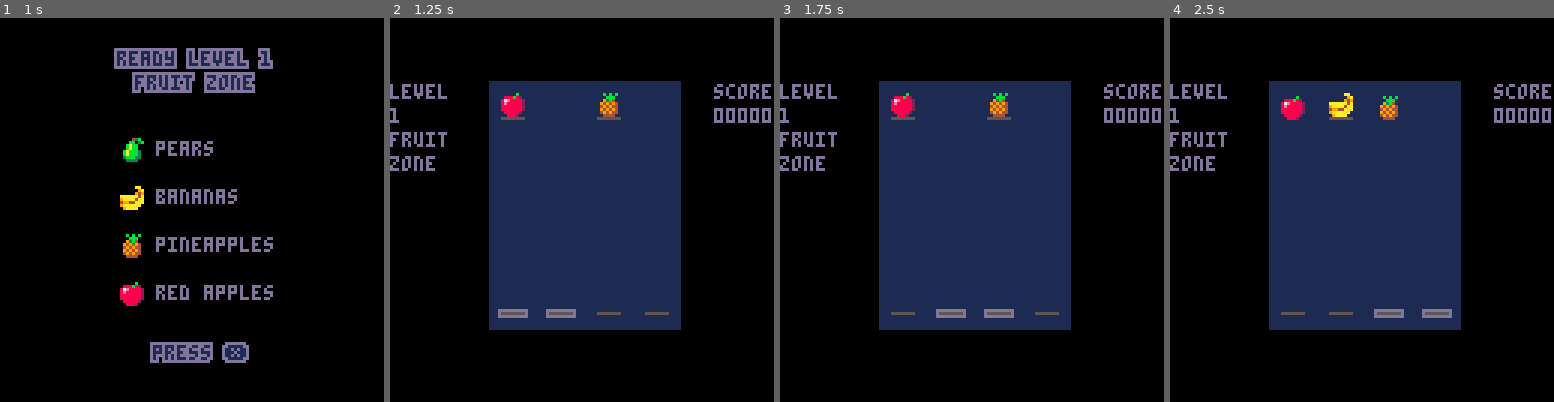
Above: before the commit, frames 1-4 (left to right).
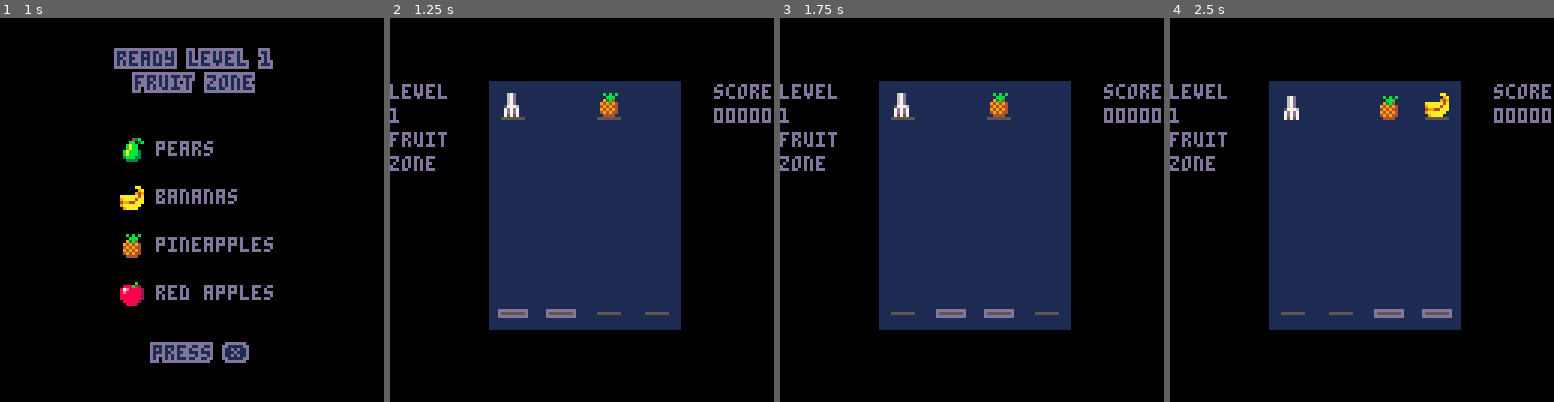
Above: after the commit, the same moments.

Repository: kp73/fruit-rsi
Game: PICO-8 cartridge fruit-rsi.p8
The game is run twice, just before and just after one commit, with the same random seed, the same clock (stepped at 60 frames per second) and the same inputs.
Inputs:
- Up to frame 1 (1 s): tap X (X key) at 0.33 s; tap O (Z key) at 0.7 s
- Up to frame 2 (1.25 s): tap X (X key) at 1.07 s
- Up to frame 3 (1.75 s): hold Right from 1.6 s (still down); tap O (Z key) at 1.7 s
- Up to frame 4 (2.5 s): tap X (X key) at 1.85 s; release Right at 2.1 s; tap O (Z key) at 2.1 s; hold Right from 2.47 s (still down)

Frame 1 is identical in both runs. In frame 2, 0.3% of the frame differs, in the area x 28-36%, y 19-26%; in frame 3, 0.3%; in frame 4, 0.9%, in the area x 28-73%, y 19-27%.

Commit message:
added magic for thing

Diff:
--- a/fruit-rsi.p8
+++ b/fruit-rsi.p8
@@ -381,13 +381,43 @@
 		while row_idx>1
 			and match_col.rows[row_idx]~=0
 			and match_col.rows[row_idx]~=127 do
-			if match_col.rows[row_idx-1] ==
-				match_col.rows[row_idx] then
+			local sp_r=match_col.rows[row_idx]
+			local sp_n=match_col.rows[row_idx-1]
+
+			-- get down fork
+			local df=0
+			if sp_n==125 then
+				df=row_idx-1
+			elseif sp_r==125 then
+				df=row_idx
+			end
+
+			-- if down fork
+			if df>0 then
+				local has_up_fork=false
+				for uf=df,game.row_count,1 do
+					if match_col.rows[uf]==126 then
+						has_up_fork=true
+						for g=df,uf,1 do
+							match_col.rows[g]=127
+						end
+						break
+					end
+				end
+				if not has_up_fork then
+					match_col.rows[df]=127
+				end
+
+			-- if matching pair
+			elseif sp_n==sp_r then
+					-- mark pair and points and things
 					if music_sfx then
 						sfx(51,3)
 					end
+					if sp_r~=126 then
+						match_col.rows[row_idx]=127
+					end
 					match_col.rows[row_idx-1]=127
-					match_col.rows[row_idx]=127
 					deleted_something=true
 					add_points(5)
 			end
@@ -543,8 +572,17 @@
 	local piece_index=get_rnd(#level.sp_pieces)
 	cols[spawn_col].next_sp=level.sp_pieces[piece_index]
 	spawn_col=get_rnd(4,spawn_col)
-	piece_index=get_rnd(4)
-	cols[spawn_col].next_sp=level.sp_pieces[piece_index]
+	local frk=rnd(1)
+	if frk<.25 then
+		if frk<.125 then
+			cols[spawn_col].next_sp=126
+		else
+			cols[spawn_col].next_sp=125
+		end
+	else
+		piece_index=get_rnd(4)
+		cols[spawn_col].next_sp=level.sp_pieces[piece_index]
+	end
 end
 
 function drop_spawned_pieces()
@@ -770,229 +808,229 @@
 00000000000000000000000000000000000000000000000000000000000000000000000000000000000000000000000000000000000000000000000000000000
 00000000000000000000000000000000000000000000000000000000000000000000000000000000000000000000000000000000000000000000000000000000
 00000000000000000000000000000000000000000000000000000000000000000000000000000000000000000000000000000000000000000000000000000000
-00000000000000000000000000000000000000000000000000000000000000000000000000000000000000000000000000000000000000000000000000000000
-00000000000000000000000000000000000000000000000000000000000000000000000000000000000000000000000000000000000000000000000007007007
-00000000000000000000000000000000000000000000000000000000000000000000000000000000000000000000000000000000000000000000000000d0d0d0
-00000000000000000000000000000000000000000000000000000000000000000000000000000000000000000000000000000000000000000000000000000000
-00000000000000000000000000000000000000000000000000000000000000000000000000000000000000000000000000000000000000000000000007d000d7
-00000000000000000000000000000000000000000000000000000000000000000000000000000000000000000000000000000000000000000000000000000000
-00000000000000000000000000000000000000000000000000000000000000000000000000000000000000000000000000000000000000000000000000d0d0d0
-00000000000000000000000000000000000000000000000000000000000000000000000000000000000000000000000000000000000000000000000007007007
-…(218 lines of a section not shown)…
+000000000000000000000000000000000000000000000000000000000000000000000000000000000000000000000000000000000067d0000757570000000000
+000000000000000000000000000000000000000000000000000000000000000000000000000000000000000000000000000000000067d00007d7d70007007007
+000000000000000000000000000000000000000000000000000000000000000000000000000000000000000000000000000000000067d00007d7d70000d0d0d0
+000000000000000000000000000000000000000000000000000000000000000000000000000000000000000000000000000000000067d0000577760000000000
+000000000000000000000000000000000000000000000000000000000000000000000000000000000000000000000000000000000577760000d7600007d000d7
+0000000000000000000000000000000000000000000000000000000000000000000000000000000000000000000000000000000007d7d70000d7600000000000
+0000000000000000000000000000000000000000000000000000000000000000000000000000000000000000000000000000000007d7d70000d7600000d0d0d0
+000000000000000000000000000000000000000000000000000000000000000000000000000000000000000000000000000000000757570000d7600007007007
+…(218 lines of a section not shown)…
